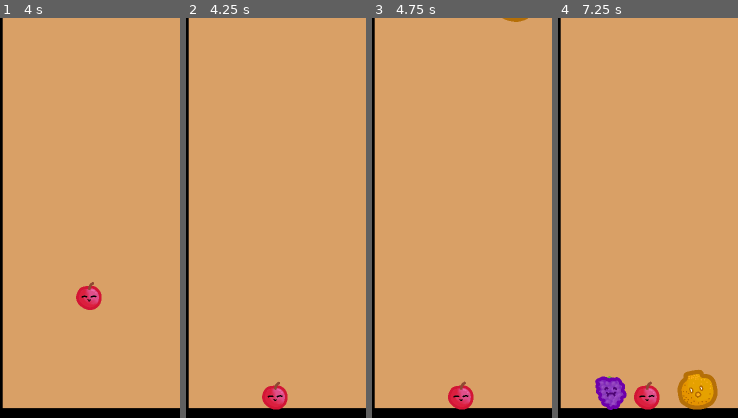
Above: before the commit, frames 1-4 (left to right).
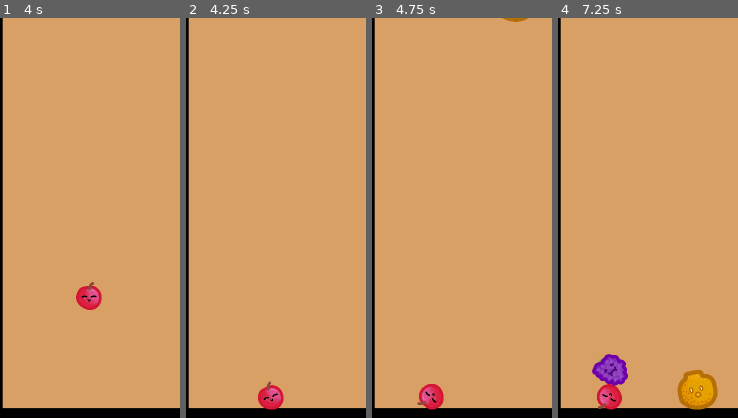
Above: after the commit, the same moments.

Repository: kinghos/WatermelonGame
Game: Godot game, scene res://Scenes/menus/main_menu.tscn
The game is run twice, just before and just after one commit, with the same random seed, the same clock (stepped at 60 frames per second) and the same inputs. The engine's default icon, where the game draws it, is replaced by a stand-in: a white triangle on a blue panel in a dark square.
Inputs (mouse positions are % of the whole screen's width and height, from its top left):
- Up to frame 1 (4 s): click "Singleplayer" at 0.5 s; click "PAUSE" at 1.25 s; move the mouse to (72, 45) at 2.02 s; press the mouse at (72, 45) at 2.03 s; move the mouse to (30, 55) at 2.77 s; release the mouse at (30, 55) at 2.78 s; click (30, 55) at 2.85 s; move the mouse to (60, 28) at 3.52 s; press the mouse at (60, 28) at 3.53 s
- Up to frame 2 (4.25 s): no input
- Up to frame 3 (4.75 s): move the mouse to (45, 70) at 4.27 s; release the mouse at (45, 70) at 4.28 s; click (45, 70) at 4.35 s
- Up to frame 4 (7.25 s): move the mouse to (80, 65) at 5.02 s; press the mouse at (80, 65) at 5.03 s; move the mouse to (20, 35) at 5.77 s; release the mouse at (20, 35) at 5.78 s; click (20, 35) at 5.85 s; move the mouse to (55, 50) at 6.52 s; press the mouse at (55, 50) at 6.53 s
The pictures show only the part of the screen within x 5-55%, y 40-90%; the shares and areas given below are measured in that part.

Frame 1 is identical in both runs. In frame 2, 0.6% of the frame differs, in the area x 40-57%, y 90-98%; in frame 3, 1.5%; in frame 4, 2.8%, in the area x 18-57%, y 84-98%.

Commit message:
added fruit cycle

Diff:
--- a/Scenes/modes/game_level.tscn
+++ b/Scenes/modes/game_level.tscn
@@ -21,7 +21,7 @@
 
 [node name="CollisionPolygon2D" type="CollisionPolygon2D" parent="Board"]
 position = Vector2(589, 1267)
-polygon = PackedVector2Array(-538, -832, -538, 559, 538, 559, 538, -832, 474, -832, 474, 510, -474, 510, -474, -832)
+polygon = PackedVector2Array(-890, -832, -884, 756, 1104, 759, 1076, -832, 474, -832, 474, 510, -474, 510, -474, -832)
 
 [node name="Sprite2D" type="Sprite2D" parent="Board"]
 position = Vector2(588, 1145.5)
